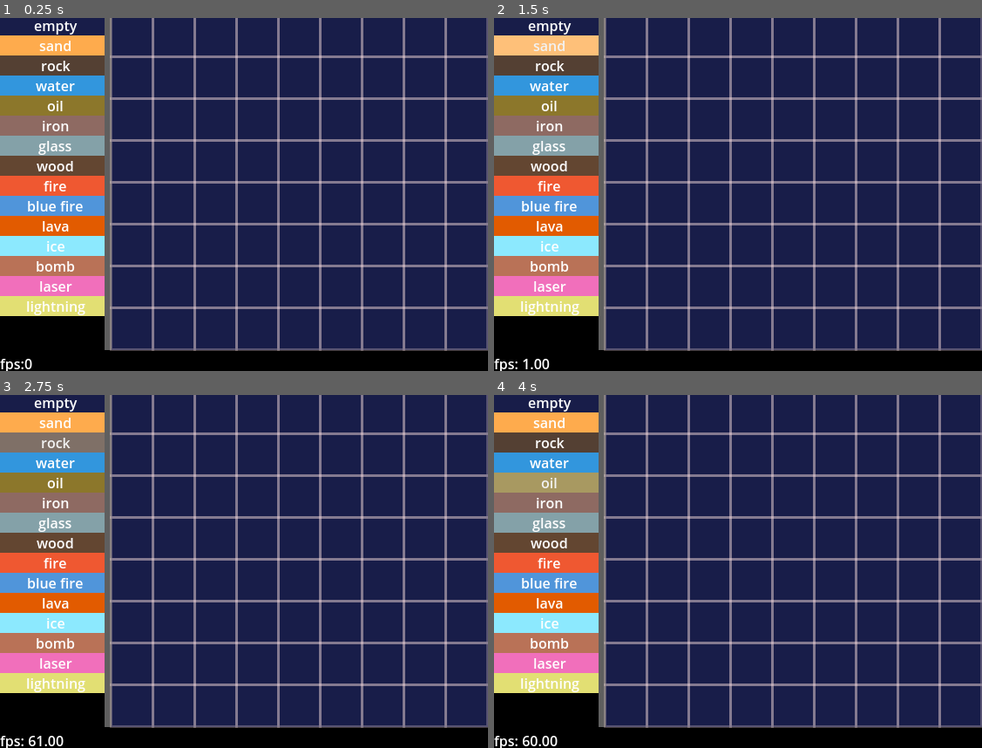
Above: before the commit, frames 1-4 (two rows, left to right).
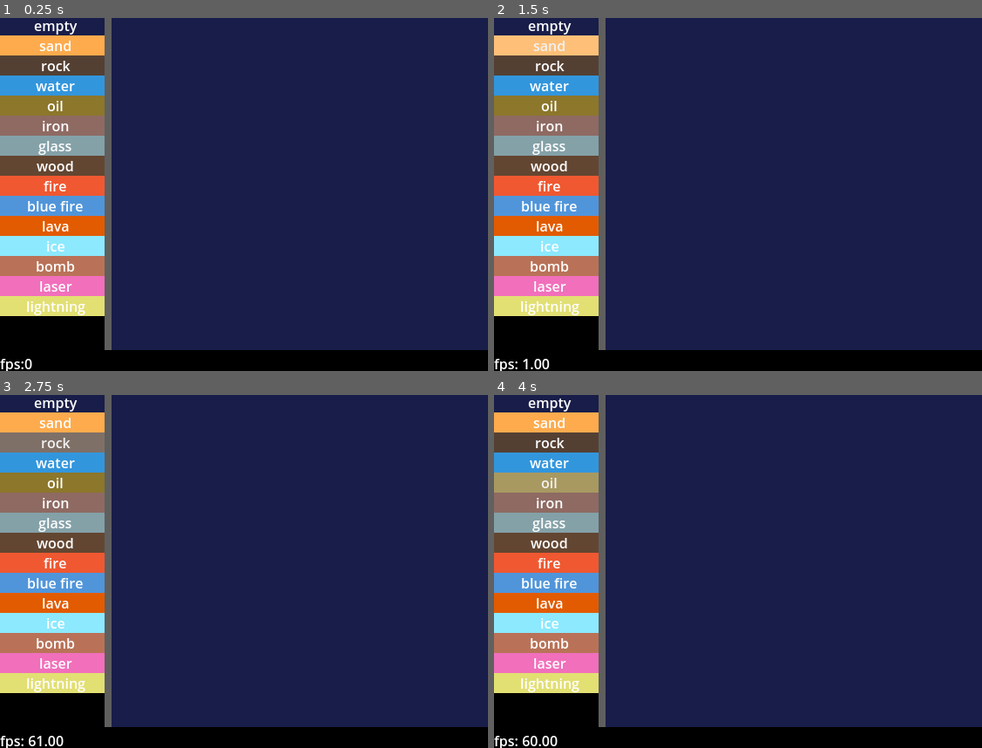
Above: after the commit, the same moments.

Repository: kiwijuice56/sand-spoon
Game: Godot game, scene res://main/main.tscn
The game is run twice, just before and just after one commit, with the same random seed, the same clock (stepped at 60 frames per second) and the same inputs.
Inputs:
- Up to frame 1 (0.25 s): no input
- Up to frame 2 (1.5 s): click "empty" at 0.5 s; click "sand" at 1.25 s
- Up to frame 3 (2.75 s): click "rock" at 2 s
- Up to frame 4 (4 s): click "water" at 2.75 s; click "oil" at 3.5 s

The runs differ from the first frame. In frame 1, 9.2% of the frame differs, in the area x 22-100%, y 0-95%; in frame 2, 9.2%; in frame 3, 9.2%; in frame 4, 9.2%.

Commit message:
Minor refactoring

Diff:
--- a/main/main.tscn
+++ b/main/main.tscn
@@ -77,7 +77,6 @@
 size_flags_vertical = 2
 texture = SubResource("ImageTexture_guoq1")
 script = ExtResource("1_7t74s")
-debug_draw = true
 debug_heat_gradient = SubResource("GradientTexture1D_hwk0e")
 simulation_size = Vector2i(72, 64)
 simulation_scale = 6
--- a/main/simulation/simulation.gd
+++ b/main/simulation/simulation.gd
@@ -116,22 +116,18 @@
 		for j in range(chunk_size * chunk_size - 1, -1, -1):
 			var row: int = j / chunk_size + row_offset
 			var col: int = j % chunk_size + col_offset
-			var element: Element = elements[cell_id[row * simulation_size.x + col]]
-			var data: int = _get_cell_data(row, col)
-			chunk_avg_temp += element.get_temperature(data)
-			element.process(self, row, col, data)
-		chunk_avg_temp /= chunk_size * chunk_size
-		chunk_temp_copy[i] = chunk_avg_temp
+			var data: int = get_data(row, col)
+			chunk_avg_temp += Element.get_temperature(data)
+			elements[cell_id[row * simulation_size.x + col]].process(self, row, col, data)
+		chunk_temp_copy[i] = chunk_avg_temp / (chunk_size * chunk_size)
 	for i in range(simulation_size_chunk.x * simulation_size_chunk.y):
 		chunk_temp[i] = (chunk_temp[i] + chunk_temp_copy[i]) >> 1
-	for row in range(simulation_size_chunk.y):
-		for col in range(simulation_size_chunk.x):
-			var avg_temp: int = _get_chunk_temp(row, col, idefault_temperature)
-			avg_temp += _get_chunk_temp(row + 1, col, idefault_temperature)
-			avg_temp += _get_chunk_temp(row - 1, col, idefault_temperature)
-			avg_temp += _get_chunk_temp(row, col + 1, idefault_temperature)
-			avg_temp += _get_chunk_temp(row, col - 1, idefault_temperature)
-			chunk_temp_copy[row * simulation_size_chunk.x + col] = (chunk_temp[row * simulation_size_chunk.x + col] + avg_temp / 5) >> 1
+	for i in range(simulation_size_chunk.x * simulation_size_chunk.y):
+		var row: int = i / simulation_size_chunk.x
+		var col: int = i % simulation_size_chunk.x
+		var avg_temp: int = _get_chunk_temp(row, col) + _get_chunk_temp(row + 1, col) + _get_chunk_temp(row - 1, col) + _get_chunk_temp(row, col + 1) + _get_chunk_temp(row, col - 1)
+		chunk_temp_copy[i] = (chunk_temp[i] + avg_temp / 5) >> 1
+
 	for i in range(len(chunk_temp)):
 		chunk_temp[i] = chunk_temp_copy[i]
 	draw_cells()
@@ -153,15 +149,12 @@
 	elif old_id > 0 and element_id == 0:
 		alive_count[row / chunk_size * simulation_size_chunk.x + col / chunk_size] -= 1
 
-func _get_cell_data(row: int, col: int) -> int:
-	return cell_data[row * simulation_size.x + col]
-
 func _set_cell_data(row: int, col: int, data: int, update_color: bool = true) -> void:
 	cell_data[row * simulation_size.x + col] = data
 	if update_color:
 		chunk_update[row / chunk_size * simulation_size_chunk.x + col / chunk_size] = 1
 
-func _get_chunk_temp(row: int, col: int, default: int) -> int:
+func _get_chunk_temp(row: int, col: int, default: int = idefault_temperature) -> int:
 	if row < 0 or col < 0 or row >= simulation_size_chunk.y or col >= simulation_size_chunk.x:
 		return default
 	return chunk_temp[row * simulation_size_chunk.x + col]
@@ -193,17 +186,22 @@
 
 ## Returns the cell data at row, col.
 func get_data(row: int, col: int) -> int:
-	return _get_cell_data(row, col)
+	return cell_data[row * simulation_size.x + col]
 
 func get_chunk_temp(row: int, col: int) -> int:
-	if in_bounds(row + 1, col) and Simulation.fast_randf() < 0.5:
+	var original_row: int = row
+	var original_col: int = col
+	if Simulation.fast_randf() < 0.5:
 		row += 1
-	if in_bounds(row, col + 1) and Simulation.fast_randf() < 0.5:
+	if Simulation.fast_randf() < 0.5:
 		col += 1
-	if in_bounds(row - 2, col) and Simulation.fast_randf() < 0.5:
+	if Simulation.fast_randf() < 0.5:
 		row -= 2
-	if in_bounds(row, col - 1) and Simulation.fast_randf() < 0.5:
+	if Simulation.fast_randf() < 0.5:
 		col -= 2
+	if not in_bounds(row, col):
+		row = original_row
+		col = original_col
 	return chunk_temp[row / chunk_size * simulation_size_chunk.x + col / chunk_size]
 
 ## Updates the element at row, col.
@@ -223,23 +221,26 @@
 ## Assumes both cells are in bounds.
 func swap(row_1: int, col_1: int, row_2: int, col_2: int) -> void:
 	var temp: int = _get_cell_id(row_1, col_1)
-	var temp_data: int = _get_cell_data(row_1, col_1)
+	var temp_data: int = get_data(row_1, col_1)
 	_set_cell_id(row_1, col_1, _get_cell_id(row_2, col_2))
-	_set_cell_data(row_1, col_1, _get_cell_data(row_2, col_2))
+	_set_cell_data(row_1, col_1, get_data(row_2, col_2))
 	_set_cell_id(row_2, col_2, temp)
 	_set_cell_data(row_2, col_2, temp_data)
 
 ## Updates modified chunks in the image and texture.
 func draw_cells() -> void:
+	var updated: bool = false
 	for i in range(simulation_size_chunk.x * simulation_size_chunk.y):
 		if chunk_update[i] == 0:
 			continue
+		updated = true
 		for j in range(0, chunk_size * chunk_size):
 			var row: int = j / chunk_size + i / simulation_size_chunk.x * chunk_size
 			var col: int = j % chunk_size + i % simulation_size_chunk.x * chunk_size
-			image.set_pixel(col, row, elements[cell_id[row * simulation_size.x + col]].get_color(self, row, col, _get_cell_data(row, col)))
-	chunk_update.fill(0)
-	texture.set_image(image)
+			image.set_pixel(col, row, elements[cell_id[row * simulation_size.x + col]].get_color(self, row, col, get_data(row, col)))
+	if updated:
+		chunk_update.fill(0)
+		(texture as ImageTexture).set_image(image)
 
 ## A faster implementation of randf(), not yet implemented.
 static func fast_randf() -> float:
